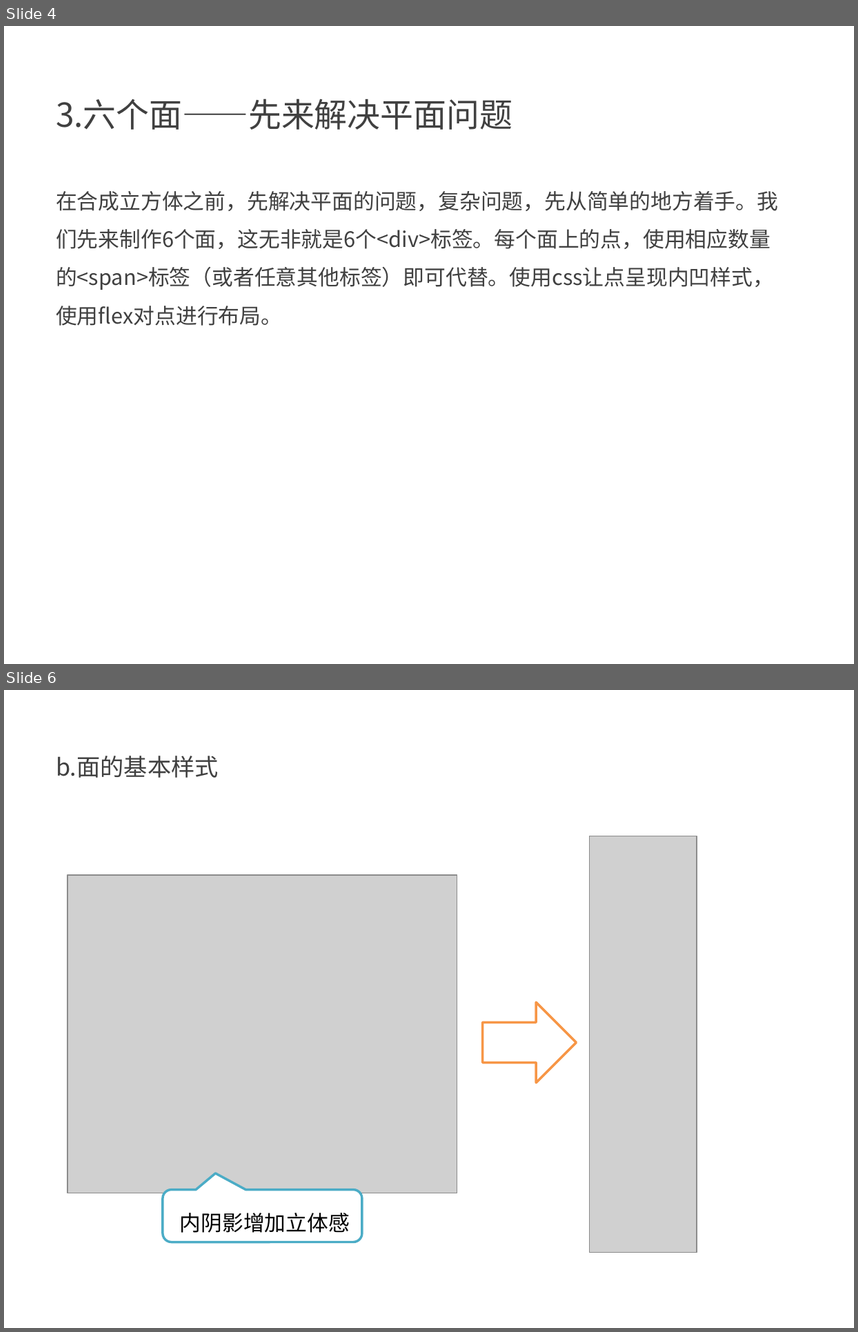
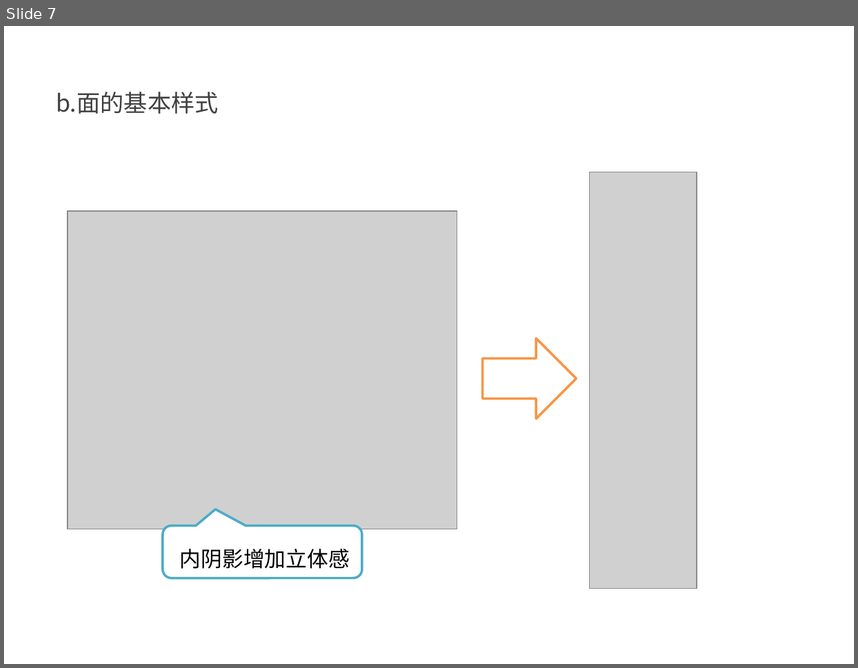
Before and after one commit to kong66/webAni, a slide deck: 3-dice2/dice.pptx. Shown one above the other, each under a label of ours: slides 4 and 6 before the commit, slide 7 after it; the slides between them are not shown. The pictures are 858x1332 and 858x668 pixels, drawn with LibreOffice and Linux fonts; fonts in the diff are those of the drawing; grey boxes stand for pictures. Boxes give left, top, right and bottom in pixels: in the first picture for what was removed or moved away, otherwise in the second. Text is boxed around its words. In the diff, an @@ line names an element or a change of style, - is before the commit and + after.

```diff
--- a/3-dice2/dice.pptx
+++ b/3-dice2/dice.pptx
@@ slide 4 removed at <box>4,26,854,664</box>, background #FFFFFF @@
@@ text removed at <box>56,98,513,129</box> @@
-3.六个面——先来解决平面问题
@@ text removed at <box>56,191,778,325</box> @@
-在合成立方体之前，先解决平面的问题，复杂问题，先从简单的地方着手。我们先来制作6个面，这无非就是6个<div>标签。每个面上的点，使用相应数量的<span>标签（或者任意其他标签）即可代替。使用css让点呈现内凹样式，使用flex对点进行布局。
@@ what was slide 6 is now slide 7 @@
```
Also in this commit, not shown: 2 slides changed, 4 slides added, 2 other slides removed, 3 other files.
